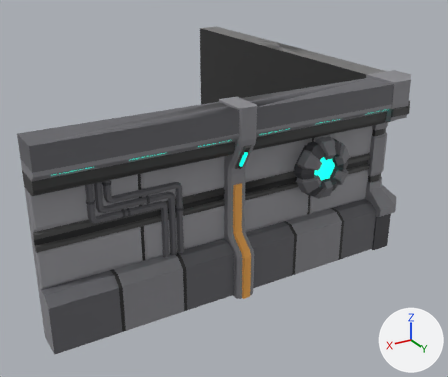
Two versions of the FBX model Assets/Source/Environment/Levels/Hub/Models/HallSection/Hub_Hall_Wall_02.fbx, one commit apart.
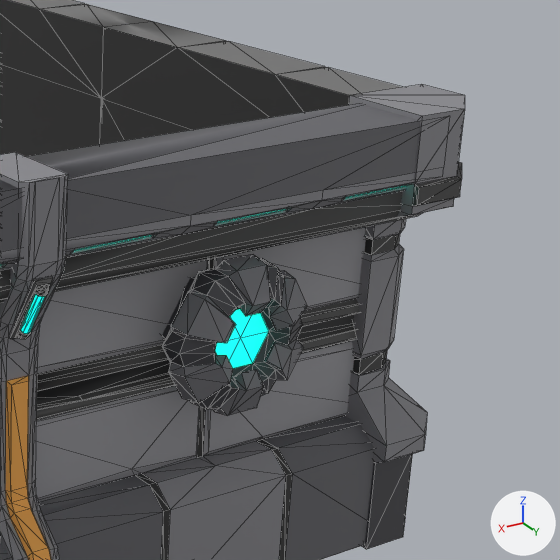
Each version appears first whole from a camera (50 mm lens) standing at (14.84, 4.96, 7.94) and looking at (5.54, -10.53, 0.2), and next in a close-up on the part from 52% to 100% of the width and 10% to 68% of the height. Arrows for +X, +Y and +Z are at lower right; the lights stay in place. The close-ups show mesh edges as thin lines. Where no turn or scale is listed for an object, it has been applied to the vertices.

Names of what the first close-up shows: 'Hub_Hall_Wall_02'.
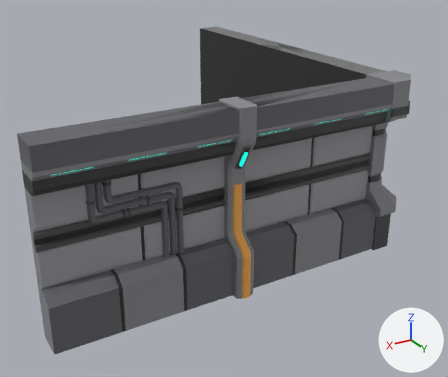
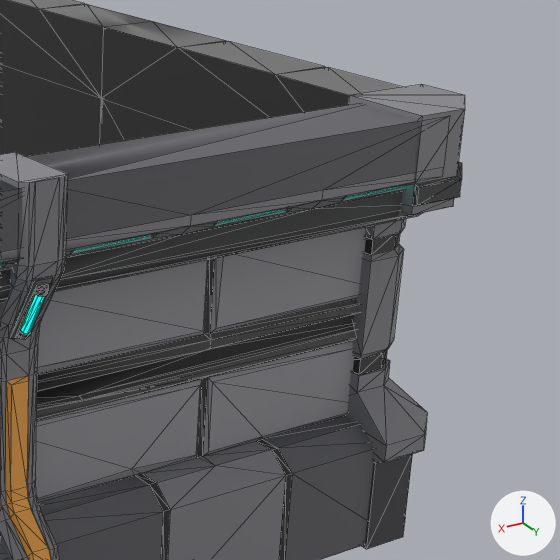
Scene script edits in JSON lines:
```json
{"block": "me_scene_060", "where": "me_scene_060.from_pydata(...)  # 1452 vertices, 2741 faces; spans x 1.53..12.25, y -17.5..-6.49, z -1.04..4.05"}
{"block": "me_scene_060", "where": "# used by ob_hub_hall_wall_02; location = (0.0, 0.0, 0.0)"}
{"block": "me_scene_060", "change": "me_scene_060 part 1: the loose piece of 133 vertices spanning x 3.89..5.55, y -7.28..-6.49, z 1.14..2.8 is deleted"}
```

Boxes (x1, y1, x2, y2) around the edits, measured in the close-ups (560 x 560 px):
```json
{"part": 1, "of": "me_scene_060", "change": "deleted", "before": [162, 254, 307, 416]}
```
